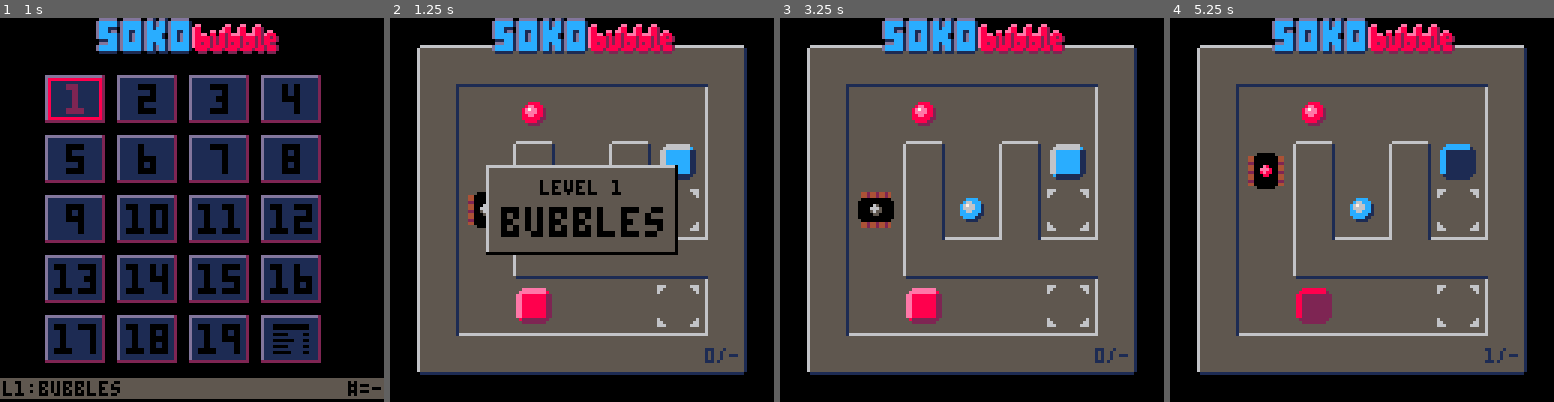
Above: before the commit, frames 1-4 (left to right).
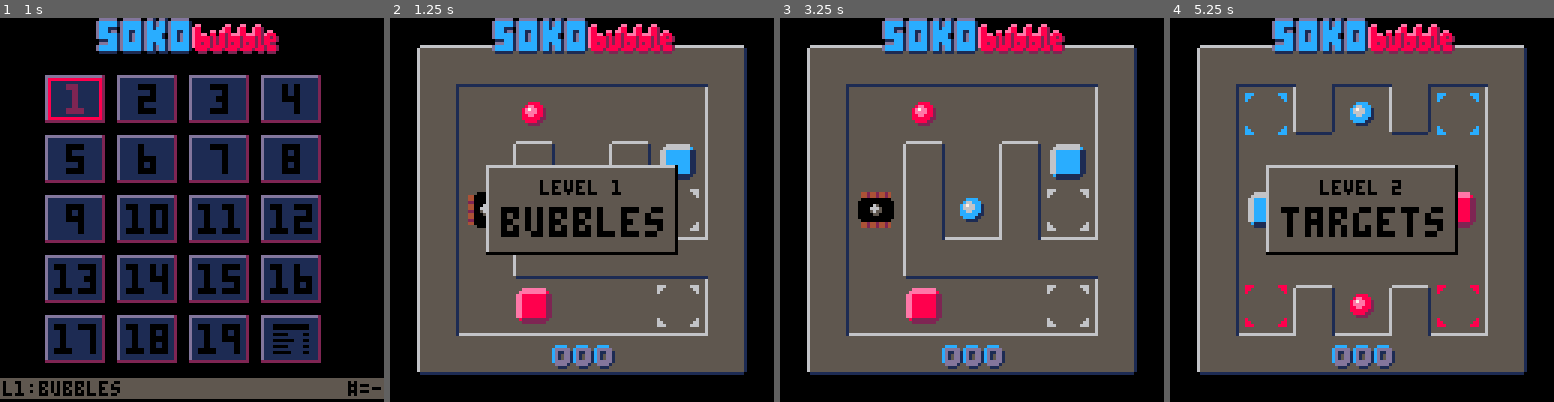
Above: after the commit, the same moments.

Repository: erwinbonsma/SokoBubbleP8
Game: PICO-8 cartridge sokobubble.p8
Two runs of this game, one before a commit and one after it. Both use one fixed random seed, a clock stepped at 60 frames per second and the inputs below.
Inputs:
- Up to frame 1 (1 s): tap X (X key) at 0.33 s; tap O (Z key) at 0.7 s
- Up to frame 2 (1.25 s): tap X (X key) at 1.07 s
- Up to frame 3 (3.25 s): hold Right 1.6-2.1 s; tap O (Z key) every 0.4 s from 1.7 to 2.9 s; tap X (X key) at 1.85, 2.97 s; hold Up 2.15-2.42 s; hold Right 2.47-3.03 s; hold Left from 3.08 s (still down)
- Up to frame 4 (5.25 s): tap O (Z key) every 0.4 s from 3.3 to 4.9 s; release Left at 3.58 s; hold Down 3.63-3.97 s; hold Right 4.02-4.68 s; tap X (X key) at 4.08, 5.2 s; hold Up 4.73-5.03 s; hold Left from 5.08 s (still down)

Frame 1 is identical in both runs. In frame 2, 0.9% of the frame differs, in the area x 42-91%, y 85-92%; in frame 3, 0.9%; in frame 4, 12%, in the area x 19-91%, y 17-92%.

Commit message:
Improve score display

Diff:
--- a/sokobubble.p8
+++ b/sokobubble.p8
@@ -32,12 +32,10 @@
  name="espresso",
  mapdef={36,8,8,7},
  id=7,
- score_dx=-16
 },{
  name="enclosed",
  mapdef={48,0,8,8},
  id=8,
- score_dx=-8
 },{
  name="swap 2",
  mapdef={21,8,8,7},
@@ -46,14 +44,12 @@
  name="coffee",
  mapdef={59,8,8,7},
  id=16,
- score_dx=-8
 },{
  name="packed",
  mapdef={88,0,8,8},
  ini_bubble=1,
  ini_pos={x=1,y=1},
  id=17,
- score_dx=-8
 },{
  name="rgb",
  mapdef={56,0,8,8},
@@ -66,7 +62,6 @@
  name="skull",
  mapdef={80,0,8,8},
  id=15,
- score_dx=-24
 },{
  name="squares",
  mapdef={8,0,8,8},
@@ -75,7 +70,6 @@
  name="center",
  mapdef={40,0,8,8},
  id=14,
- score_dx=-16
 },{
  name="cross",
  mapdef={24,0,8,8},
@@ -84,19 +78,17 @@
  name="windmill",
  mapdef={96,0,8,8},
  id=18,
- score_dx=-16
 },{
  name="whirly",
  mapdef={64,0,8,8},
  id=19,
- score_dx=-8
 },{
  name="the end",
  mapdef={0,15,7,6},
  id=99,
  ini_bubble=1,
  no_floor=true,
- score_dx=99,
+ hide_score=true
 },
 --{
 -- name="wip",
@@ -1192,14 +1184,6 @@
  o.nrows=lvl_def.mapdef[4]
  o.sx0=64-8*o.ncols
  o.sy0=64-8*o.nrows
- o.score_x=(
-  61+8*o.ncols
-  +(lvl_def.score_dx or 0)
- )
- o.score_y=(
-  54+8*o.nrows
-  +(lvl_def.score_dy or 0)
- )
  o.lvl_def=lvl_def
 
  o.id=level_id(lvl_index)
@@ -1325,7 +1309,7 @@
      spr(
       192+col*2+row*32,sx,sy,2,2
      )
-    else
+    elseif si!=34 then
      local col=(si-16)%16
      local row=(si-16)\16
      spr(
@@ -1338,15 +1322,33 @@
 end
 
 function level:_draw_score(game)
- local s=score_str(
-  self.idx,game.mov_cnt
- )
- print(
-  s,
-  self.score_x-#s*4,
-  self.score_y,
-  1
- )
+ if self.lvl_def.hide_score then
+  return
+ end
+
+ local s=game.mov_cnt
+ local x=67
+ local y=53+8*self.nrows
+
+ local hi=stats:get_hi(self.idx)
+ pal(6,13)
+ pal(5,1)
+ if hi and hi>=s then
+  pal(7,12)
+  s=hi-s
+ else
+  pal(7,13)
+ end
+
+ for i=1,3 do
+  local digit=s%10
+  spr(
+   27+digit%5+16*(digit\5),x,y
+  )
+  x-=7
+  s\=10
+ end
+ pal()
 end
 
 function level:_draw_boxes(game)
@@ -1657,9 +1658,9 @@
    self.anim=nil
   end
  elseif btnp(🅾️) then
-  --start_level(
-  -- lvl.idx%#level_defs+1
-  --)
+  start_level(
+   lvl.idx%#level_defs+1
+  )
   --self.anim=animate_level_done(
   -- self.mov_cnt,new_hi
   --)
Not shown, changed: 23 lines of the sprite sheet (__gfx__) section of sokobubble.p8
